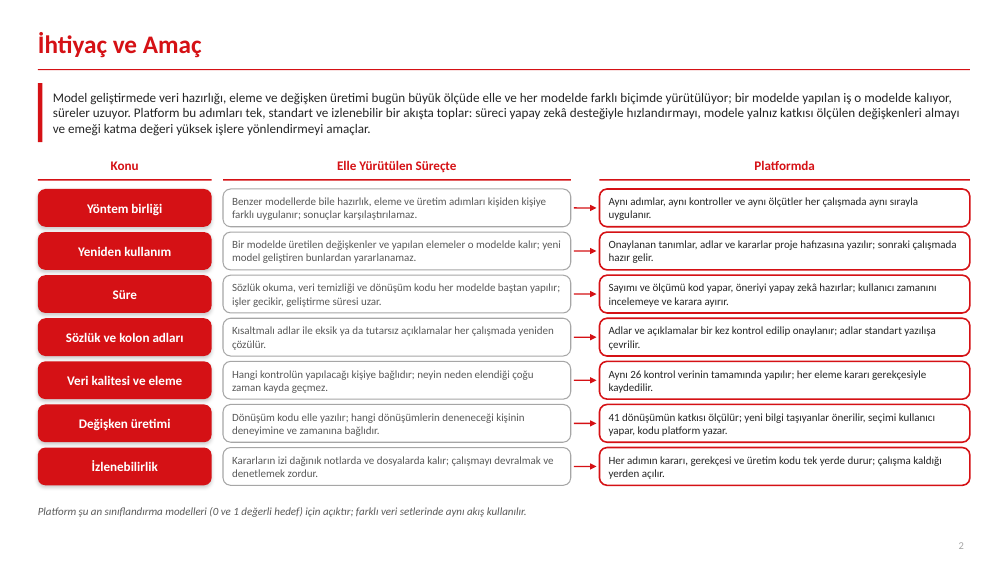
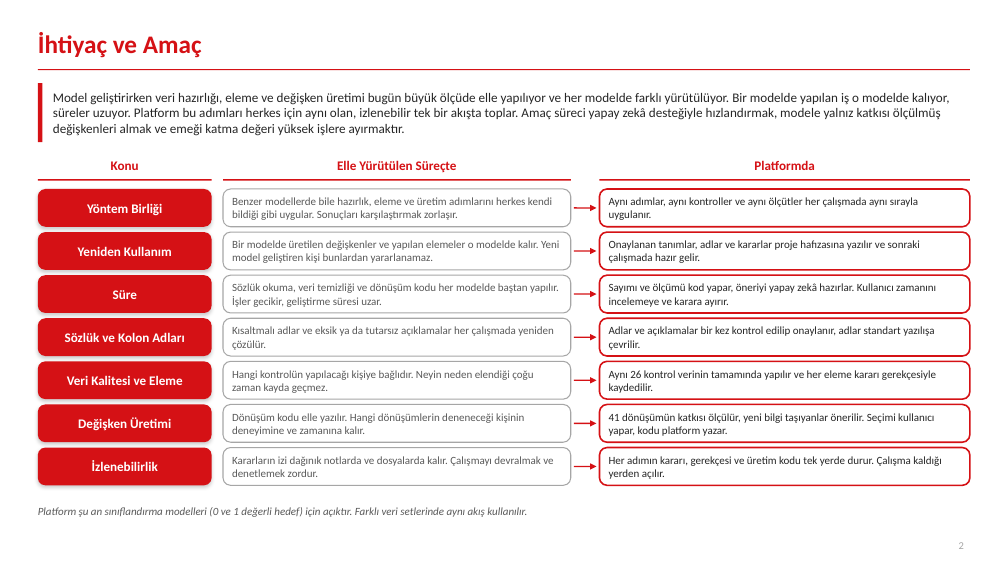
Before and after one commit to canmergen/amp, a slide deck: slide 2 of analitik_modelleme_platformu_GUNCEL/sunum/Akilli_Modelleme_Platformu_Sunum.pptx. Drawn at 1008x567 pixels with LibreOffice and Linux fonts; fonts in the diff are those of the drawing. Boxes give left, top, right and bottom in pixels: in the first picture for what was removed or moved away, otherwise in the second. Text is boxed around its words. In the diff, an @@ line names an element or a change of style, - is before the commit and + after.

```diff
--- a/analitik_modelleme_platformu_GUNCEL/sunum/Akilli_Modelleme_Platformu_Sunum.pptx
+++ b/analitik_modelleme_platformu_GUNCEL/sunum/Akilli_Modelleme_Platformu_Sunum.pptx
@@ text at [53,93,949,136]: text changed @@
-Model geliştirmede veri hazırlığı, eleme ve değişken üretimi bugün büyük ölçüde elle ve her modelde farklı biçimde yürütülüyor; bir modelde yapılan iş o modelde kalıyor, süreler uzuyor. Platform bu adımları tek, standart ve izlenebilir bir akışta toplar: süreci yapay zekâ desteğiyle hızlandırmayı, modele yalnız katkısı ölçülen değişkenleri almayı ve emeği katma değeri yüksek işlere yönlendirmeyi amaçlar.
+Model geliştirirken veri hazırlığı, eleme ve değişken üretimi bugün büyük ölçüde elle yapılıyor ve her modelde farklı yürütülüyor. Bir modelde yapılan iş o modelde kalıyor, süreler uzuyor. Platform bu adımları herkes için aynı olan, izlenebilir tek bir akışta toplar. Amaç süreci yapay zekâ desteğiyle hızlandırmak, modele yalnız katkısı ölçülmüş değişkenleri almak ve emeği katma değeri yüksek işlere ayırmaktır.
@@ text at [87,203,162,215]: text changed @@
-Yöntem birliği
+Yöntem Birliği
@@ text at [232,197,552,220]: text changed @@
-Benzer modellerde bile hazırlık, eleme ve üretim adımları kişiden kişiye farklı uygulanır; sonuçlar karşılaştırılamaz.
+Benzer modellerde bile hazırlık, eleme ve üretim adımlarını herkes kendi bildiği gibi uygular. Sonuçları karşılaştırmak zorlaşır.
@@ text at [78,246,172,256]: text changed @@
-Yeniden kullanım
+Yeniden Kullanım
@@ text at [232,240,559,263]: text changed @@
-Bir modelde üretilen değişkenler ve yapılan elemeler o modelde kalır; yeni model geliştiren bunlardan yararlanamaz.
+Bir modelde üretilen değişkenler ve yapılan elemeler o modelde kalır. Yeni model geliştiren kişi bunlardan yararlanamaz.
@@ text at [609,240,920,263]: text changed @@
-Onaylanan tanımlar, adlar ve kararlar proje hafızasına yazılır; sonraki çalışmada hazır gelir.
+Onaylanan tanımlar, adlar ve kararlar proje hafızasına yazılır ve sonraki çalışmada hazır gelir.
@@ text at [232,283,559,307]: text changed @@
-Sözlük okuma, veri temizliği ve dönüşüm kodu her modelde baştan yapılır; işler gecikir, geliştirme süresi uzar.
+Sözlük okuma, veri temizliği ve dönüşüm kodu her modelde baştan yapılır. İşler gecikir, geliştirme süresi uzar.
@@ text at [609,283,936,307]: text changed @@
-Sayımı ve ölçümü kod yapar, öneriyi yapay zekâ hazırlar; kullanıcı zamanını incelemeye ve karara ayırır.
+Sayımı ve ölçümü kod yapar, öneriyi yapay zekâ hazırlar. Kullanıcı zamanını incelemeye ve karara ayırır.
@@ text at [232,326,554,350]: text changed @@
-Kısaltmalı adlar ile eksik ya da tutarsız açıklamalar her çalışmada yeniden çözülür.
+Kısaltmalı adlar ve eksik ya da tutarsız açıklamalar her çalışmada yeniden çözülür.
@@ text at [609,326,934,350]: text changed @@
-Adlar ve açıklamalar bir kez kontrol edilip onaylanır; adlar standart yazılışa çevrilir.
+Adlar ve açıklamalar bir kez kontrol edilip onaylanır, adlar standart yazılışa çevrilir.
@@ text at [65,332,185,342]: text changed @@
-Sözlük ve kolon adları
+Sözlük ve Kolon Adları
@@ text at [67,375,182,385]: text changed @@
-Veri kalitesi ve eleme
+Veri Kalitesi ve Eleme
@@ text at [232,370,533,393]: text changed @@
-Hangi kontrolün yapılacağı kişiye bağlıdır; neyin neden elendiği çoğu zaman kayda geçmez.
+Hangi kontrolün yapılacağı kişiye bağlıdır. Neyin neden elendiği çoğu zaman kayda geçmez.
@@ text at [609,370,936,393]: text changed @@
-Aynı 26 kontrol verinin tamamında yapılır; her eleme kararı gerekçesiyle kaydedilir.
+Aynı 26 kontrol verinin tamamında yapılır ve her eleme kararı gerekçesiyle kaydedilir.
@@ text at [78,417,171,431]: text changed @@
-Değişken üretimi
+Değişken Üretimi
@@ text at [232,413,524,436]: text changed @@
-Dönüşüm kodu elle yazılır; hangi dönüşümlerin deneneceği kişinin deneyimine ve zamanına bağlıdır.
+Dönüşüm kodu elle yazılır. Hangi dönüşümlerin deneneceği kişinin deneyimine ve zamanına kalır.
@@ text at [609,413,934,436]: text changed @@
-41 dönüşümün katkısı ölçülür; yeni bilgi taşıyanlar önerilir, seçimi kullanıcı yapar, kodu platform yazar.
+41 dönüşümün katkısı ölçülür, yeni bilgi taşıyanlar önerilir. Seçimi kullanıcı yapar, kodu platform yazar.
@@ text at [232,456,553,477]: text changed @@
-Kararların izi dağınık notlarda ve dosyalarda kalır; çalışmayı devralmak ve denetlemek zordur.
+Kararların izi dağınık notlarda ve dosyalarda kalır. Çalışmayı devralmak ve denetlemek zordur.
@@ text at [609,456,941,479]: text changed @@
-Her adımın kararı, gerekçesi ve üretim kodu tek yerde durur; çalışma kaldığı yerden açılır.
+Her adımın kararı, gerekçesi ve üretim kodu tek yerde durur. Çalışma kaldığı yerden açılır.
@@ text at [38,507,527,517]: text changed @@
-Platform şu an sınıflandırma modelleri (0 ve 1 değerli hedef) için açıktır; farklı veri setlerinde aynı akış kullanılır.
+Platform şu an sınıflandırma modelleri (0 ve 1 değerli hedef) için açıktır. Farklı veri setlerinde aynı akış kullanılır.
```
Also in this commit, not shown: 12 other slides changed, 1 other file.
